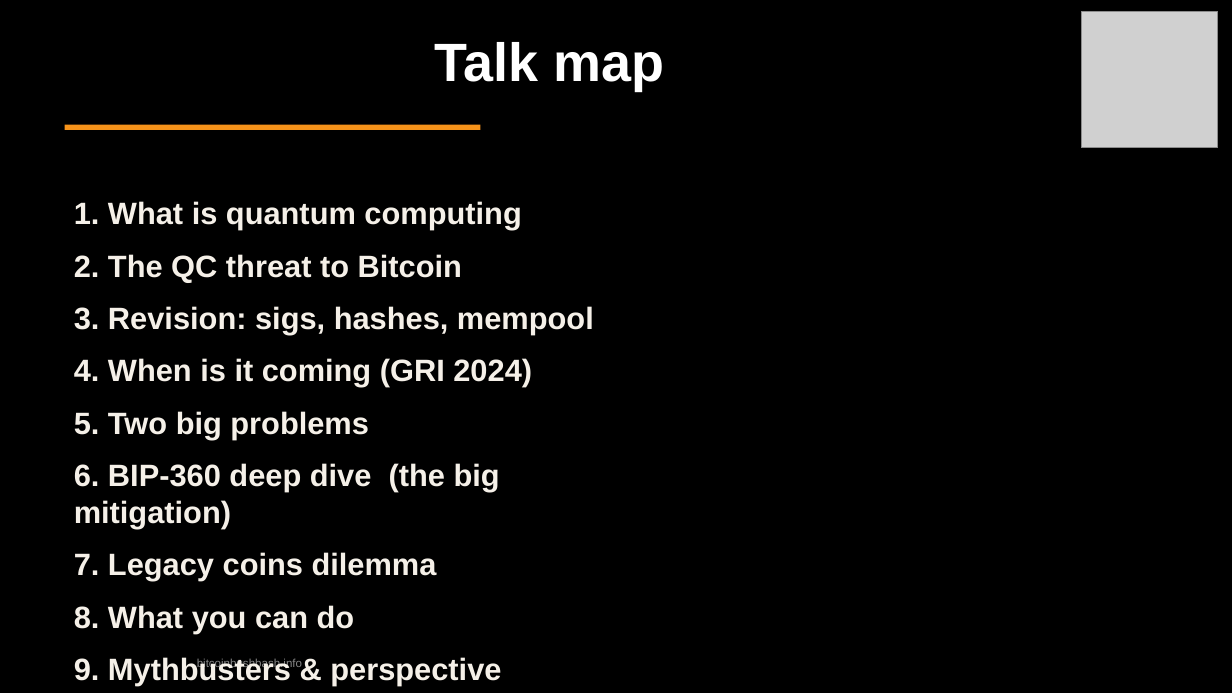
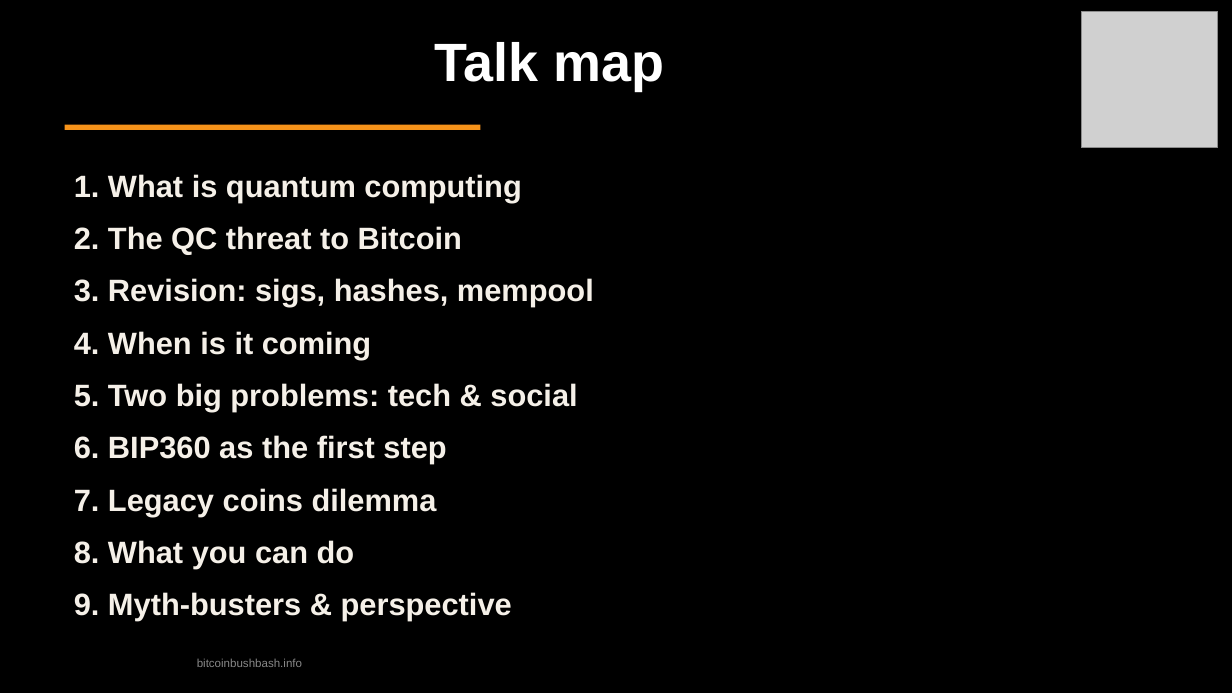
Before and after one commit to TrentOmega/qc-threat, a slide deck: slide 4 of quantum-threat-bitcoin-bushbash.odp (slide 2 before the commit). Drawn at 1232x693 pixels with LibreOffice and Linux fonts; fonts in the diff are those of the drawing; grey boxes stand for pictures. Boxes give left, top, right and bottom in pixels: in the first picture for what was removed or moved away, otherwise in the second. Text is boxed around its words. In the diff, an @@ line names an element or a change of style, - is before the commit and + after.

```diff
--- a/quantum-threat-bitcoin-bushbash.odp
+++ b/quantum-threat-bitcoin-bushbash.odp
@@ text "1. What is quantum computing": place and size @@
-text "1. What is quantum computing" at bbox=[74, 201, 594, 686]
+text "1. What is quantum computing" at bbox=[74, 174, 594, 621]
@@ text at bbox=[74, 331, 577, 464]: text changed @@
-4. When is it coming (GRI 2024)
-5. Two big problems
-6. BIP-360 deep dive (the big mitigation)
+4. When is it coming
+5. Two big problems: tech & social
+6. BIP360 as the first step
@@ text at bbox=[74, 592, 512, 621]: text changed @@
-9. Mythbusters & perspective
+9. Myth-busters & perspective
```
Also in this commit, not shown: 2 other slides changed, 3 slides added, 3 other files.
